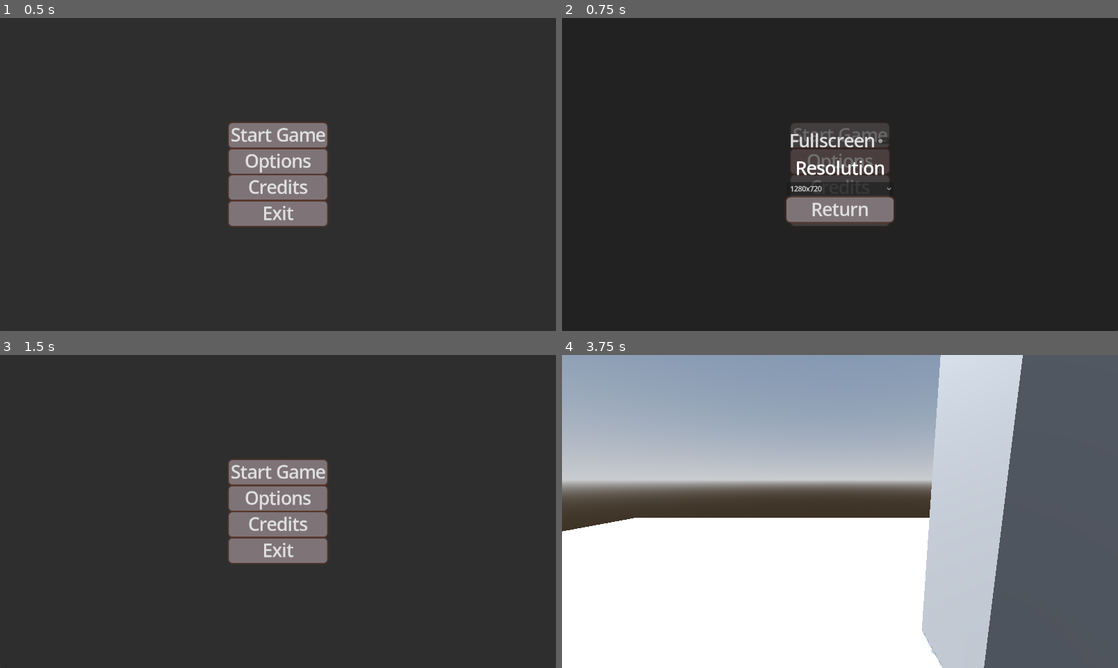
Above: before the commit, frames 1-4 (two rows, left to right).
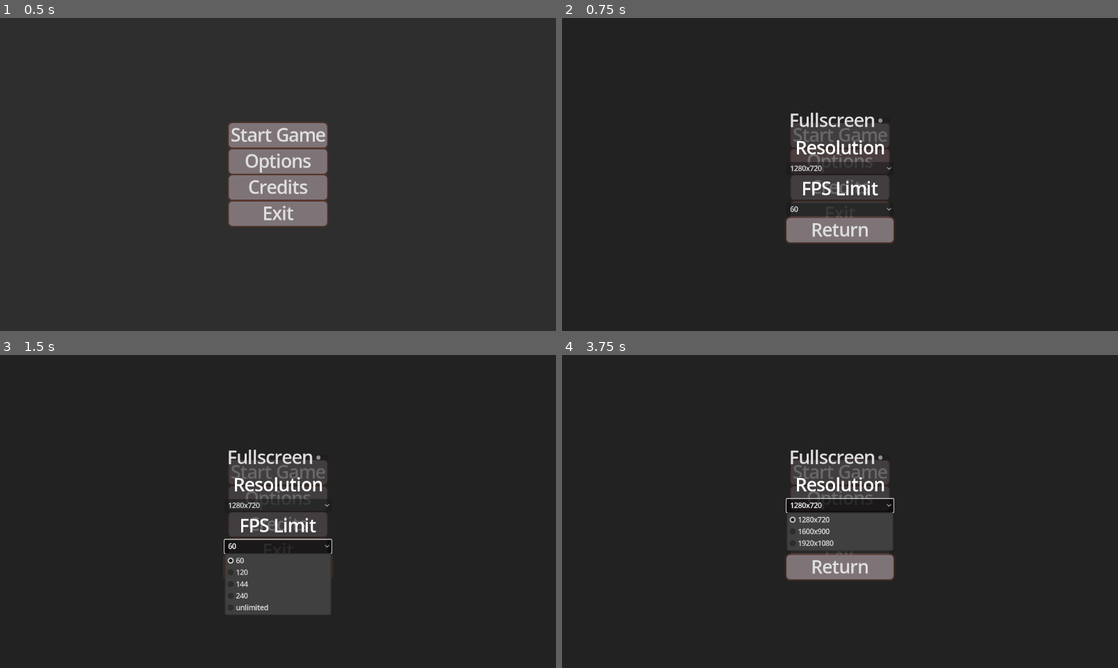
Above: after the commit, the same moments.

Repository: Redii9/Projekt_Gra_FPS
Game: Godot game, scene res://Scenes/menu.tscn
Same seed, same stepped clock (60 frames per second), same inputs: the game is played once before the commit and once after it.
Inputs (mouse positions are in pixels of both pictures, inside the frame that each line leads up to):
- Up to frame 1 (0.5 s): no input
- Up to frame 2 (0.75 s): click "Options" at 0.5 s
- Up to frame 3 (1.5 s): click (278, 545) at 1.25 s, where only the run after the commit has a clickable "60"
- Up to frame 4 (3.75 s): click "Start Game" at 2 s; click (840, 473) at 2.75 s, where only the run after the commit has a clickable "Start Game"; click (840, 505) at 3.5 s, where only the run after the commit has a clickable "1280x720"

Frame 1 is identical in both runs. In frame 2, 4.9% of the frame differs, in the area x 40-60%, y 30-72%; in frame 3, 6.3%; in frame 4, 99%, in the area x 0-100%, y 0-100%.

Commit message:
Opcje
- Dodany został limit fps
- Ustawienia limitu zapisywane są w pliku ustawień i wczytywane
- Dodane zostało zabezpieczenie przed modyfikacjami pliku zapisu

Diff:
--- a/Scenes/options.tscn
+++ b/Scenes/options.tscn
@@ -41,7 +41,7 @@
 shadow_color = Color(0.443323, 0.234534, 0.161196, 0.6)
 shadow_size = 5
 
-[node name="Options" type="Control" node_paths=PackedStringArray("fullscreen_button", "resolutions_button")]
+[node name="Options" type="Control" node_paths=PackedStringArray("fullscreen_button", "resolutions_button", "fps_button")]
 layout_mode = 3
 anchors_preset = 15
 anchor_right = 1.0
@@ -51,6 +51,7 @@
 script = ExtResource("1_prnvy")
 fullscreen_button = NodePath("Control/VBoxContainer/fullscreen")
 resolutions_button = NodePath("Control/VBoxContainer/resolutions")
+fps_button = NodePath("Control/VBoxContainer/fps")
 
 [node name="Panel" type="Panel" parent="."]
 layout_mode = 1
@@ -111,6 +112,26 @@
 popup/item_2/text = "1920x1080"
 popup/item_2/id = 2
 
+[node name="Label2" type="Label" parent="Control/VBoxContainer"]
+layout_mode = 2
+theme_override_font_sizes/font_size = 40
+text = "FPS Limit"
+horizontal_alignment = 1
+
+[node name="fps" type="OptionButton" parent="Control/VBoxContainer"]
+layout_mode = 2
+item_count = 5
+popup/item_0/text = "60"
+popup/item_0/id = 0
+popup/item_1/text = "120"
+popup/item_1/id = 1
+popup/item_2/text = "144"
+popup/item_2/id = 2
+popup/item_3/text = "240"
+popup/item_3/id = 3
+popup/item_4/text = "unlimited"
+popup/item_4/id = 4
+
 [node name="return" type="Button" parent="Control/VBoxContainer"]
 layout_mode = 2
 theme_override_font_sizes/font_size = 40
@@ -122,4 +143,5 @@
 
 [connection signal="toggled" from="Control/VBoxContainer/fullscreen" to="." method="_on_fullscreen_toggled"]
 [connection signal="item_selected" from="Control/VBoxContainer/resolutions" to="." method="_on_resolutions_item_selected"]
+[connection signal="item_selected" from="Control/VBoxContainer/fps" to="." method="_on_fps_item_selected"]
 [connection signal="pressed" from="Control/VBoxContainer/return" to="." method="_on_return_pressed"]
--- a/Scripts/menu.gd
+++ b/Scripts/menu.gd
@@ -11,10 +11,13 @@
 	Vector2(1920, 1080)
 ]
 
+var fps_limits: Array = [60, 120, 144, 240, 0]
+
 func _ready() -> void:
 	config.load("user://settings.cfg")
 	load_fullscreen()
 	load_resolutions()
+	load_fps_limit()
 	# sciezka do katalogu testowanie:
 	print("Ścieżka do katalogu user://: ", OS.get_user_data_dir())
 	OS.shell_open(OS.get_user_data_dir())
@@ -36,6 +39,7 @@
 	var options = load("res://Scenes/options.tscn").instantiate()
 	options.add_to_group("options_instances")
 	options.resolutions = resolutions
+	options.fps_limits = fps_limits
 	options.menu = self # Przekazanie referencji do menu
 	get_tree().root.add_child(options)
 
@@ -78,3 +82,14 @@
 
 	var new_position = (screen_size - window_size) / 2
 	get_window().position = new_position
+
+func load_fps_limit() -> void:
+	var fps = config.get_value("video", "fps", 0)
+	if fps >= 0 and fps < fps_limits.size():
+		var selected_fps = fps_limits[fps]
+		Engine.max_fps = selected_fps
+	else:
+		var selected_fps = fps_limits[0]
+		Engine.max_fps = selected_fps
+		config.set_value("video", "fps", 0)
+		config.save("user://settings.cfg")
--- a/Scripts/options.gd
+++ b/Scripts/options.gd
@@ -5,13 +5,16 @@
 
 @export var fullscreen_button: CheckButton
 @export var resolutions_button: OptionButton
+@export var fps_button: OptionButton
 
 var resolutions: Array[Vector2] = []
+var fps_limits: Array = []
 
 func _ready() -> void:
 	config.load("user://settings.cfg")
 	load_fullscreen()
 	load_resolutions()
+	load_fps_limit()
 
 func _on_return_pressed() -> void:
 	# Usuniecie wszystkich instancji w grupie
@@ -66,3 +69,17 @@
 
 func _on_resolutions_item_selected(index: int) -> void:
 	set_resolution(index)
+
+func load_fps_limit() -> void:
+	var fps = config.get_value("video", "fps", 0)
+	fps_button.selected = fps
+	set_fps_limit(fps)
+
+func set_fps_limit(index: int) -> void:
+	var selected_fps = fps_limits[index]
+	Engine.max_fps = selected_fps
+	config.set_value("video", "fps", index)
+	config.save("user://settings.cfg")
+
+func _on_fps_item_selected(index: int) -> void:
+	set_fps_limit(index)
